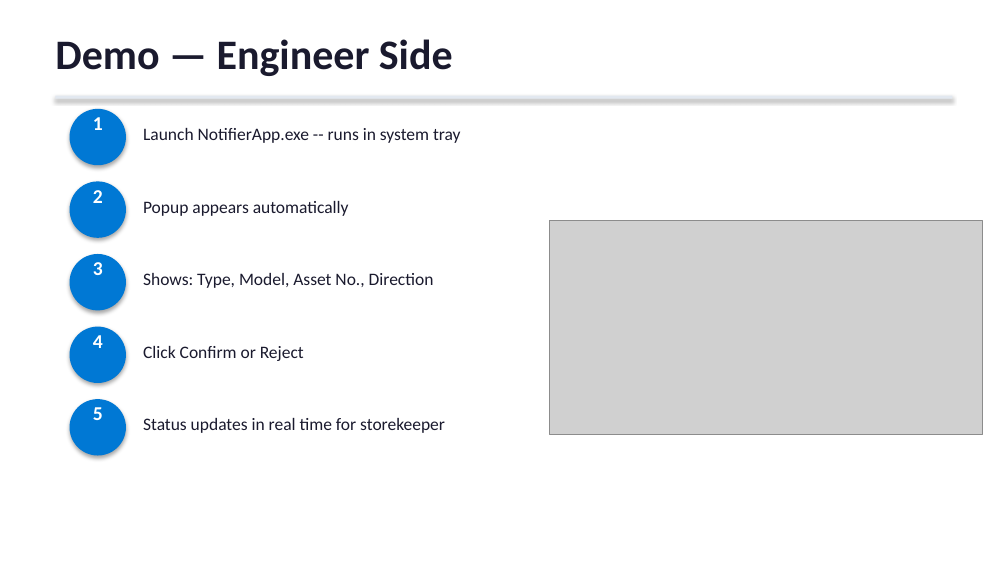
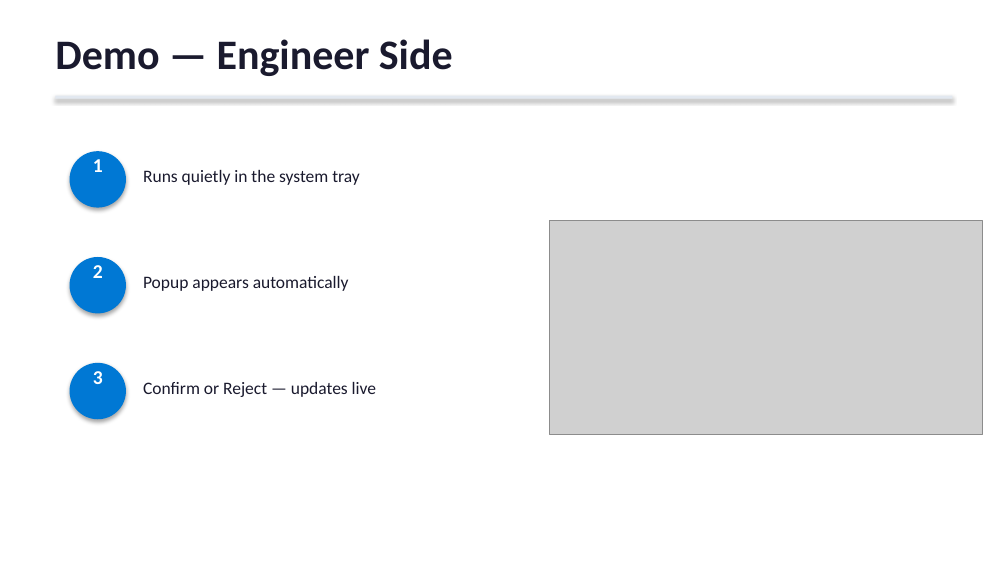
Before and after one commit to HaithamEldesouky/AssetManager, a slide deck: slide 10 of AssetManager_Presentation.pptx (slide 11 before the commit). Drawn at 1008x567 pixels with LibreOffice and Linux fonts; fonts in the diff are those of the drawing; grey boxes stand for pictures. Boxes give left, top, right and bottom in pixels: in the first picture for what was removed or moved away, otherwise in the second. Text is boxed around its words. In the diff, an @@ line names an element or a change of style, - is before the commit and + after.

```diff
--- a/AssetManager_Presentation.pptx
+++ b/AssetManager_Presentation.pptx
@@ text "1": place and size @@
-text "1" at (93,117,103,130)
+text "1" at (93,159,103,172)
@@ ellipse: place and size @@
-ellipse at (70,109,126,165)
+ellipse at (70,151,126,208)
@@ text at (143,170,360,185): text changed @@
-Launch NotifierApp.exe -- runs in system tray
+Runs quietly in the system tray
@@ 2 texts, 1 ellipse: place and size @@
-2 texts, 1 ellipse at (70,181,349,238)
+2 texts, 1 ellipse at (70,257,349,313)
@@ text removed at (143,273,434,288) @@
-Shows: Type, Model, Asset No., Direction
@@ ellipse removed at (70,327,126,383) @@
@@ text removed at (93,335,103,348) @@
-4
@@ text "3": place and size @@
-text "3" at (93,262,103,275)
+text "3" at (93,371,103,384)
@@ ellipse: place and size @@
-ellipse at (70,254,126,310)
+ellipse at (70,363,126,419)
@@ text at (143,382,376,397): text changed @@
-Click Confirm or Reject
+Confirm or Reject — updates live
@@ ellipse removed at (70,399,126,456) @@
@@ text removed at (93,407,103,420) @@
-5
@@ text removed at (143,418,445,433) @@
-Status updates in real time for storekeeper
```
Also in this commit, not shown: 2 other slides changed, 1 slide removed.
